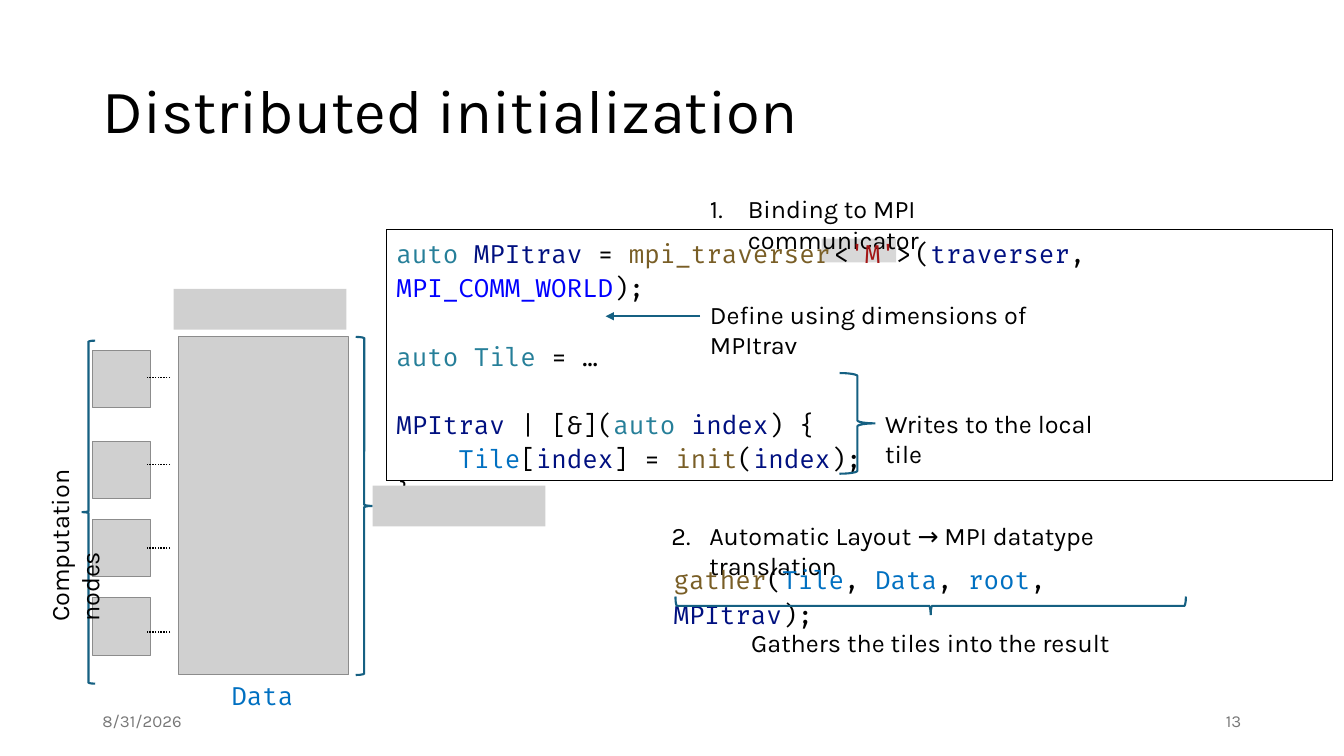
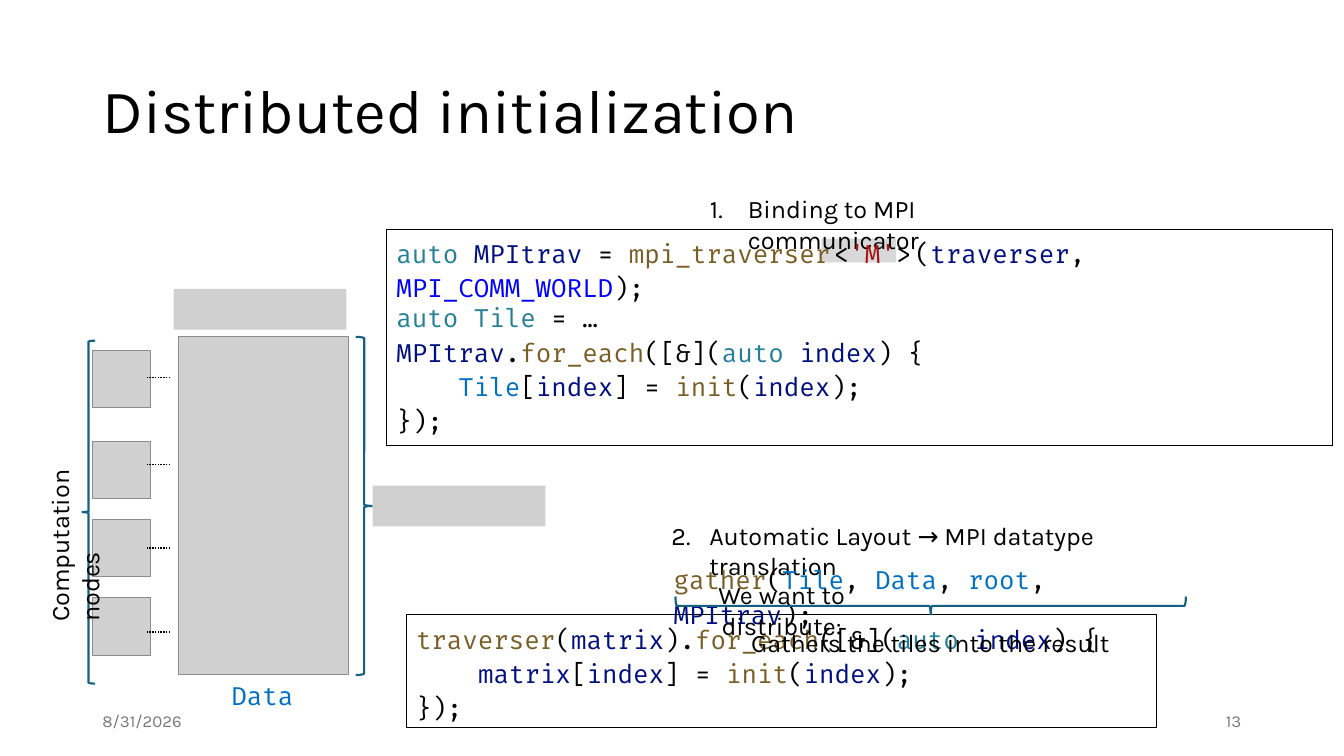
Before and after one commit to jiriklepl/phd-thesis, a slide deck: slide 13 of slides/Optimizing Memory Layouts and Traversal Orders in High-Performance Computing.pptx. Drawn at 1344x756 pixels with LibreOffice and Linux fonts; fonts in the diff are those of the drawing; grey boxes stand for pictures. Boxes give left, top, right and bottom in pixels: in the first picture for what was removed or moved away, otherwise in the second. Text is boxed around its words. In the diff, an @@ line names an element or a change of style, - is before the commit and + after.

```diff
--- a/slides/Optimizing Memory Layouts and Traversal Orders in High-Performance Computing.pptx
+++ b/slides/Optimizing Memory Layouts and Traversal Orders in High-Performance Computing.pptx
@@ rectangle "auto MPItrav = mpi_traverser <'M'> ...": place and size @@
-rectangle "auto MPItrav = mpi_traverser <'M'> ..." at (386, 230, 1333, 481)
+rectangle "auto MPItrav = mpi_traverser <'M'> ..." at (386, 230, 1333, 446)
@@ rectangle added at (922, 267, 1331, 442), fill #FFFFFF @@
@@ text added at (396, 308, 893, 401), 18 pt, text #001080 @@
+auto Tile = …
+MPItrav.for_each([&](auto index) {
+Tile[index] = init(index);
+});
@@ arrow removed from (701, 317) to (606, 317) @@
@@ text removed at (710, 306, 1026, 355) @@
-Define using dimensions of MPItrav
@@ text in rectangle at (396, 346, 861, 475): paragraphs removed @@
-auto Tile = …
-MPItrav | [&](auto index) {
-Tile[index] = init(index);
-};
@@ right brace removed at (840, 373, 875, 474) @@
@@ text removed at (885, 415, 1093, 464) @@
-Writes to the local tile
@@ text added at (718, 582, 845, 641), 18 pt, text #000000 @@
+We want to distribute:
@@ rectangle added at (406, 615, 1156, 728), outline #000000 0.75 pt, 18 pt, text #001080 @@
+traverser(matrix).for_each([&](auto index) {
+matrix[index] = init(index);
+});
```
Also in this commit, not shown: 15 other slides changed.
